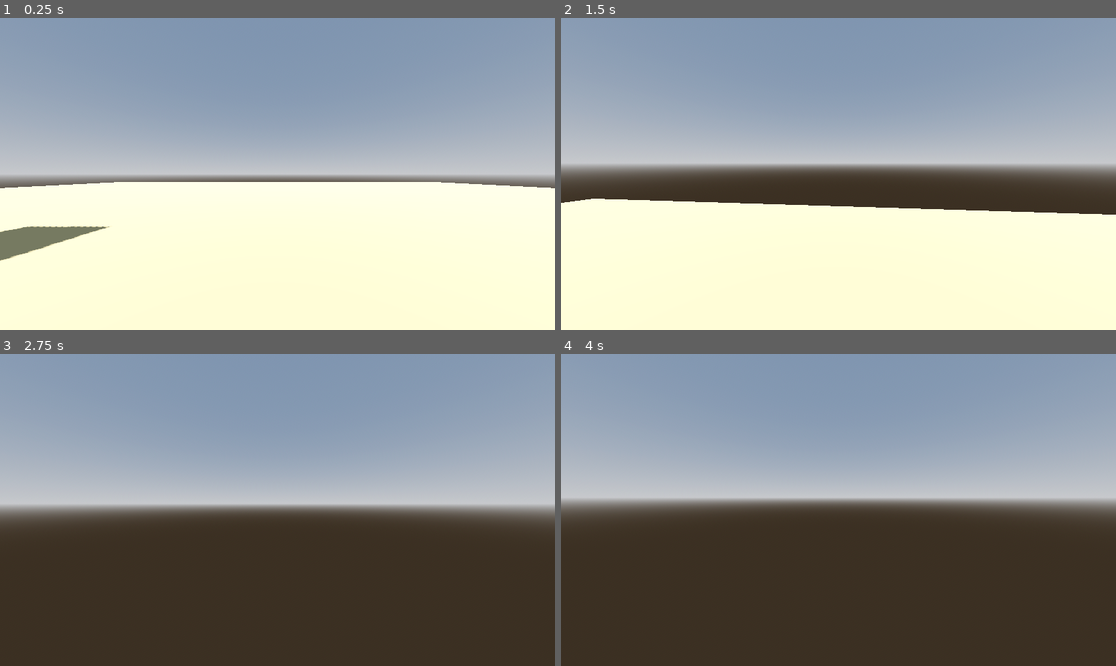
Above: before the commit, frames 1-4 (two rows, left to right).
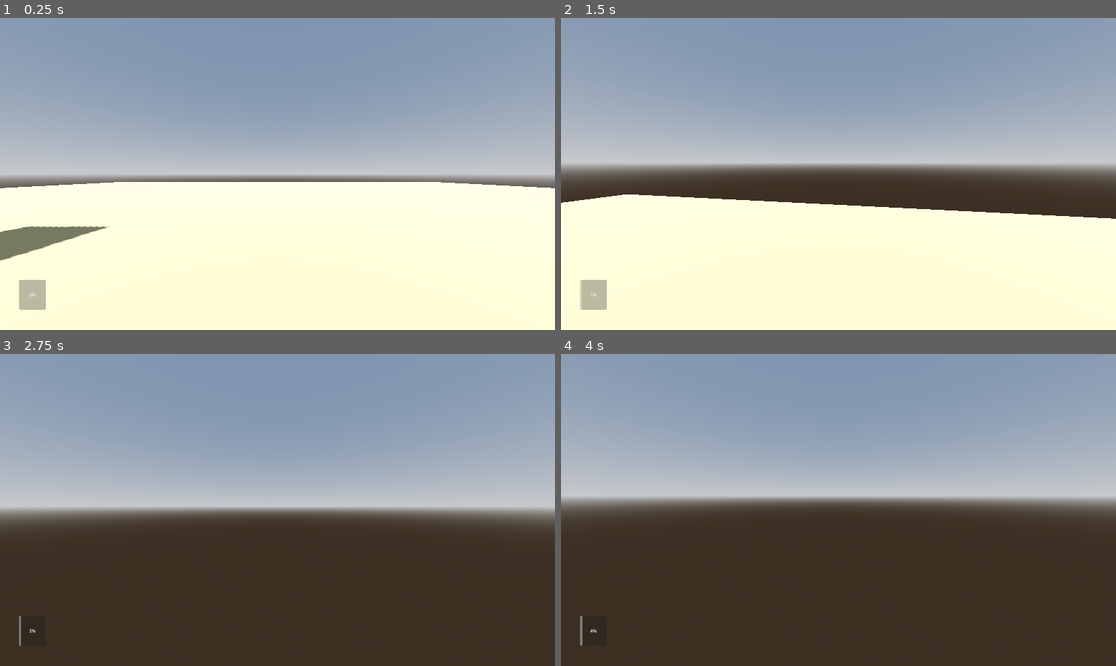
Above: after the commit, the same moments.

Repository: herenereh/crash-pizza
Game: Godot game, scene res://main.tscn
Same seed, same stepped clock (60 frames per second), same inputs: the game is played once before the commit and once after it.
Inputs (mouse positions are in pixels of both pictures, inside the frame that each line leads up to):
- Up to frame 1 (0.25 s): no input
- Up to frame 2 (1.5 s): tap Enter at 0.5 s; move the mouse to (866, 174) at 0.52 s; hold W (up) from 0.53 s (still down); tap Shift (Dash) at 0.6 s; tap Space (Jump) at 0.77, 0.8, 1.07, 1.35 s; move the mouse to (810, 174) at 1.27 s
- Up to frame 3 (2.75 s): keep holding W (up); tap Space (Jump) at 1.52, 1.82, 2.3 s; tap Shift (Dash) at 1.55, 2.1 s; move the mouse to (288, 503) at 2.02 s
- Up to frame 4 (4 s): keep holding W (up); tap Space (Jump) at 2.75, 3.02, 3.32, 3.6, 3.77 s; move the mouse to (832, 516) at 2.77 s; tap Shift (Dash) at 2.85 s; tap Enter at 3.5 s; move the mouse to (877, 513) at 3.52 s

The runs differ from the first frame. In frame 1, 0.5% of the frame differs, in the area x 3-9%, y 83-94%; in frame 2, 1.2%; in frame 3, 2.3%, in the area x 0-100%, y 48-94%; in frame 4, 0.7%.

Commit message:
Adding a dash ui

Diff:
--- /dev/null
+++ b/gui/DashBar.gd
@@ -0,0 +1,11 @@
+extends ProgressBar
+
+@export var player: Player
+@export var regen_per_unit: int = 5
+
+func _ready():
+	player.dashed.connect(update)
+	update()
+
+func update():
+	value = player.CURRENT_DASH * 100 / player.MAX_DASH
--- a/main.tscn
+++ b/main.tscn
@@ -1,6 +1,7 @@
-[gd_scene load_steps=12 format=3 uid="uid://bsrnjoc0qrkuv"]
+[gd_scene load_steps=13 format=3 uid="uid://bsrnjoc0qrkuv"]
 
-[ext_resource type="Script" path="res://HankMovement.gd" id="1_wjv42"]
+[ext_resource type="Script" path="res://player/HankMovement.gd" id="1_wjv42"]
+[ext_resource type="Script" path="res://gui/DashBar.gd" id="2_wexk0"]
 
 [sub_resource type="ProceduralSkyMaterial" id="ProceduralSkyMaterial_o54hu"]
 sky_horizon_color = Color(0.64625, 0.65575, 0.67075, 1)
@@ -68,28 +69,38 @@
 transform = Transform3D(1, 0, 0, 0, 1, 0, 0, 0, 1, 0.0864613, -0.00195226, -0.186334)
 shape = SubResource("ConvexPolygonShape3D_o3x3a")
 
-[node name="CharacterBody3D" type="CharacterBody3D" parent="."]
+[node name="Player" type="CharacterBody3D" parent="."]
 transform = Transform3D(1, 0, 0, 0, 1, 0, 0, 0, 1, 3.89963e-05, 0.00691223, 0.00248766)
 script = ExtResource("1_wjv42")
 
-[node name="MeshInstance3D" type="MeshInstance3D" parent="CharacterBody3D"]
+[node name="MeshInstance3D" type="MeshInstance3D" parent="Player"]
 transform = Transform3D(1, 0, 0, 0, 1, 0, 0, 0, 1, 0, 1, 0)
 mesh = SubResource("CapsuleMesh_oa6ub")
 
-[node name="CollisionShape3D" type="CollisionShape3D" parent="CharacterBody3D"]
+[node name="CollisionShape3D" type="CollisionShape3D" parent="Player"]
 transform = Transform3D(1, 0, 0, 0, 1, 0, 0, 0, 1, 0, 1, 0)
 shape = SubResource("ConvexPolygonShape3D_psvmc")
 
-[node name="Head" type="Node3D" parent="CharacterBody3D"]
+[node name="Head" type="Node3D" parent="Player"]
 
-[node name="FPSCam" type="Camera3D" parent="CharacterBody3D/Head"]
+[node name="FPSCam" type="Camera3D" parent="Player/Head"]
 transform = Transform3D(1, 0, 0, 0, 1, 0, 0, 0, 1, -0.0108631, 1.56241, -0.0633383)
 fov = 87.4623
 
-[node name="LeftRaycast" type="RayCast3D" parent="CharacterBody3D"]
+[node name="LeftRaycast" type="RayCast3D" parent="Player"]
 transform = Transform3D(1, 0, 0, 0, 1, 0, 0, 0, 1, -3.89963e-05, -0.00691223, -0.00248766)
 
-[node name="RightRaycast" type="RayCast3D" parent="CharacterBody3D"]
+[node name="RightRaycast" type="RayCast3D" parent="Player"]
 transform = Transform3D(1, 0, 0, 0, 1, 0, 0, 0, 1, -3.89963e-05, -0.00691223, -0.00248766)
 
-[node name="ForwardRaycast" type="RayCast3D" parent="CharacterBody3D"]
+[node name="ForwardRaycast" type="RayCast3D" parent="Player"]
+
+[node name="CanvasLayer" type="CanvasLayer" parent="."]
+
+[node name="ProgressBar" type="ProgressBar" parent="CanvasLayer" node_paths=PackedStringArray("player")]
+offset_left = 66.0
+offset_top = 906.0
+offset_right = 159.0
+offset_bottom = 1010.0
+script = ExtResource("2_wexk0")
+player = NodePath("../../Player")
--- a/HankMovement.gd
+++ b/player/HankMovement.gd
@@ -1,28 +1,42 @@
 extends CharacterBody3D
 
+class_name Player
+
+#Gereral Movement
 const SPEED = 10.0
 const JUMP_VELOCITY = 5.5
 const SENSITIVITY = 0.002
 const DASH_VELOCITY = 250.0
 const WALL_TILT = 0.7
 
+#Jump
 var JUMP_COUNT = 2
+
+#Wall Movement
 var WALL_INTERACTION = 1
 var WALL_DETECTION = 1
+
+#Dash
+signal dashed
+var MIN_DASH = 0;
+var MAX_DASH = 100;
 var is_dashing = false
-var is_slowdown = false
+var dash_direction = Vector3.ZERO
 var DASH_TIME = 0.1
 var DASH_TIMER = 0.0
+
+#Slowdown
+var is_slowdown = false
 var SLOW_TIME = 1.0
 var SlOW_TIMER = 0.0
-var dash_direction = Vector3.ZERO
 
-
+#Tilt
 var SIDEWAYS_TILT = 0.0
 var NORMAL_TILT = 0.0
 
 var CURRENT_STATE = PlayerState.WalkingState
 
+@onready var CURRENT_DASH: int = MIN_DASH
 @onready var LEFT_RAYCAST = $LeftRaycast;
 @onready var RIGHT_RAYCAST = $RightRaycast;
 @onready var head = $Head;
@@ -46,6 +60,7 @@
 func _ready():
 	Input.mouse_mode = Input.MOUSE_MODE_CAPTURED;
 	# Video'da farklı bir kod kullanıyor fakat ileriki versiyonlarında artık bu kod kullanılıyor.
+
 
 func _unhandled_input(event):
 	if event is InputEventMouseMotion:
@@ -101,6 +116,8 @@
 			else:
 				is_slowdown = false
 		if !is_slowdown:
+
+
 			Engine.time_scale = 1.0
 
 	if is_wall_jump():
@@ -138,9 +155,12 @@
 				velocity.z = lerp(velocity.z, dash_direction.z * DASH_VELOCITY, 0.2)
 			if DASH_TIMER <=0:
 				is_dashing = false
+		if Input.is_action_just_pressed("Dash"):
 
-		if Input.is_action_just_pressed("Dash"):
+			CURRENT_DASH += 1
+			dashed.emit();
 			is_dashing = true
+
 			DASH_TIMER = DASH_TIME
 			dash_direction = direction.normalized()
 
--- a/project.godot
+++ b/project.godot
@@ -14,6 +14,11 @@
 run/main_scene="res://main.tscn"
 config/features=PackedStringArray("4.3", "Forward Plus")
 config/icon="res://icon.svg"
+
+[display]
+
+window/size/viewport_width=1920
+window/size/viewport_height=1080
 
 [input]
 
